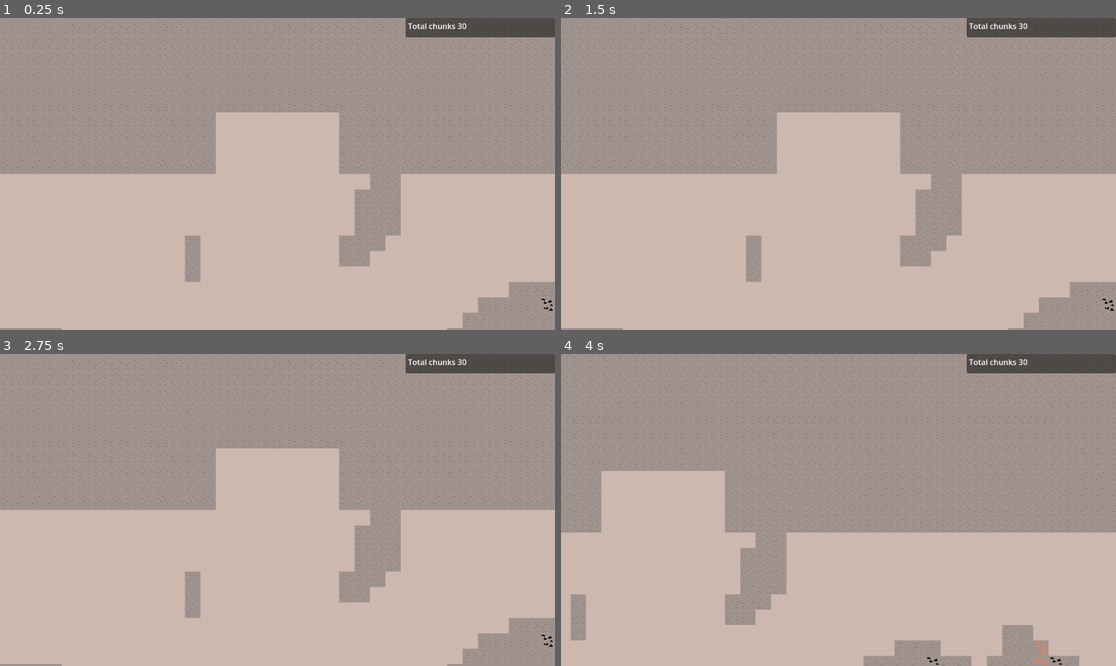
Above: before the commit, frames 1-4 (two rows, left to right).
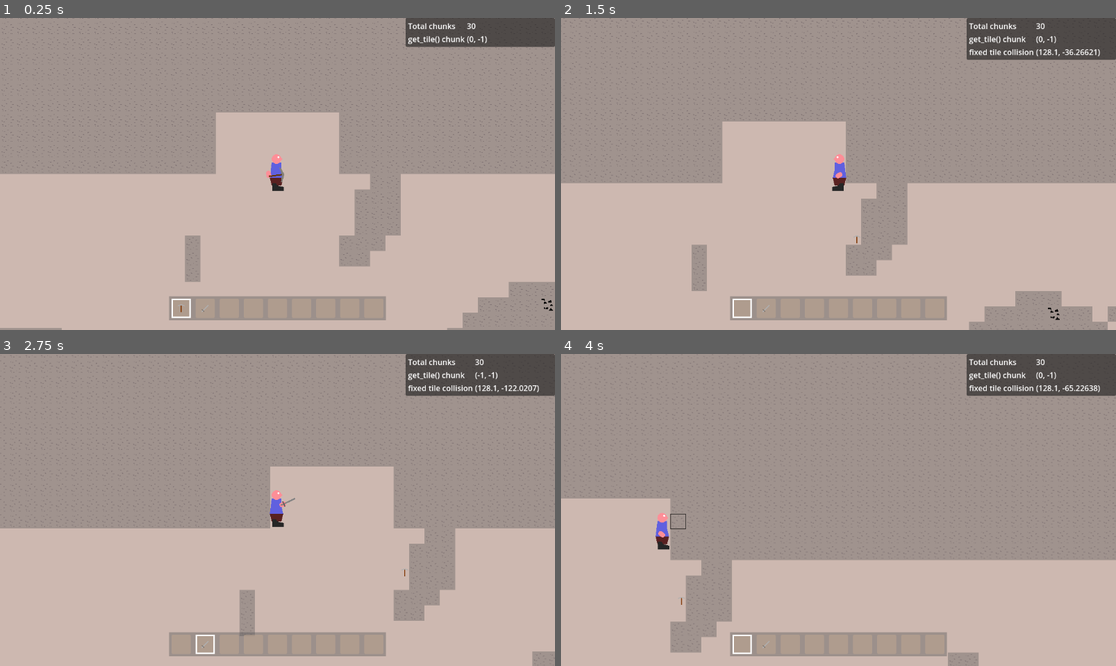
Above: after the commit, the same moments.

Repository: Griiimon/2D-Mining-Sandbox
Game: Godot game, scene res://scenes/game.tscn
The game is run twice, just before and just after one commit, with the same random seed, the same clock (stepped at 60 frames per second) and the same inputs. The engine's default icon, where the game draws it, is replaced by a stand-in: a white triangle on a blue panel in a dark square.
Inputs (mouse positions are in pixels of both pictures, inside the frame that each line leads up to):
- Up to frame 1 (0.25 s): no input
- Up to frame 2 (1.5 s): tap Enter at 0.5 s; move the mouse to (960, 158) at 0.52 s; hold D (right) from 0.53 s (still down); tap X (drop_item) at 0.6 s; click (960, 158) at 0.67 s; tap Up (jump) at 0.77 s; tap Space at 1.25 s; move the mouse to (727, 189) at 1.27 s; tap F (interact) at 1.35 s
- Up to frame 3 (2.75 s): tap Up (jump) at 1.52 s; tap Enter at 2 s; move the mouse to (333, 441) at 2.02 s; release D (right) at 2.03 s; hold A (left) from 2.03 s (still down); tap E (next_hotbar_item) at 2.1 s
- Up to frame 4 (4 s): move the mouse to (810, 572) at 2.77 s; release A (left) at 2.78 s; hold D (right) from 2.78 s (still down); tap Q (previous_hotbar_item) at 2.85 s; click (810, 572) at 2.92 s; tap Up (jump) at 3.02, 3.77 s; move the mouse to (1005, 556) at 3.52 s; tap K (toggle_free_cam) at 3.6 s

The runs differ from the first frame. In frame 1, 4.2% of the frame differs, in the area x 30-100%, y 1-97%; in frame 2, 19%; in frame 3, 22%, in the area x 0-100%, y 0-100%; in frame 4, 21%.
Error before the commit: Invalid call. Nonexistent function 'start' in base 'Node (ChunkUpdater)'. (res://scripts/world/world.gd:34)

Commit message:
Update chunk_updater.gd

Diff:
--- a/scripts/world/chunk_updater.gd
+++ b/scripts/world/chunk_updater.gd
@@ -1,23 +1,17 @@
 class_name ChunkUpdater
-extends Node
+extends WorldComponent
 
 signal initial_run_completed
 
 const DELAY_FRAMES= 10
 
-@export var disabled: bool= false
 @export var chunk_viewer: Node2D
 @export var min_distance: int= 100
 @export var max_distance: int= 200
 
 
-var world: World
 var busy:= false
 
-
-func _ready():
-	world= get_parent()
-	late_ready.call_deferred()
 
 
 func late_ready():
@@ -27,8 +21,12 @@
 	initial_run_completed.emit()
 
 
+func start():
+	$"Update Timer".start()
+
+
 func run(non_blocking: bool= true):
-	if disabled or busy: return
+	if not enabled or busy: return
 
 	busy= true
 
